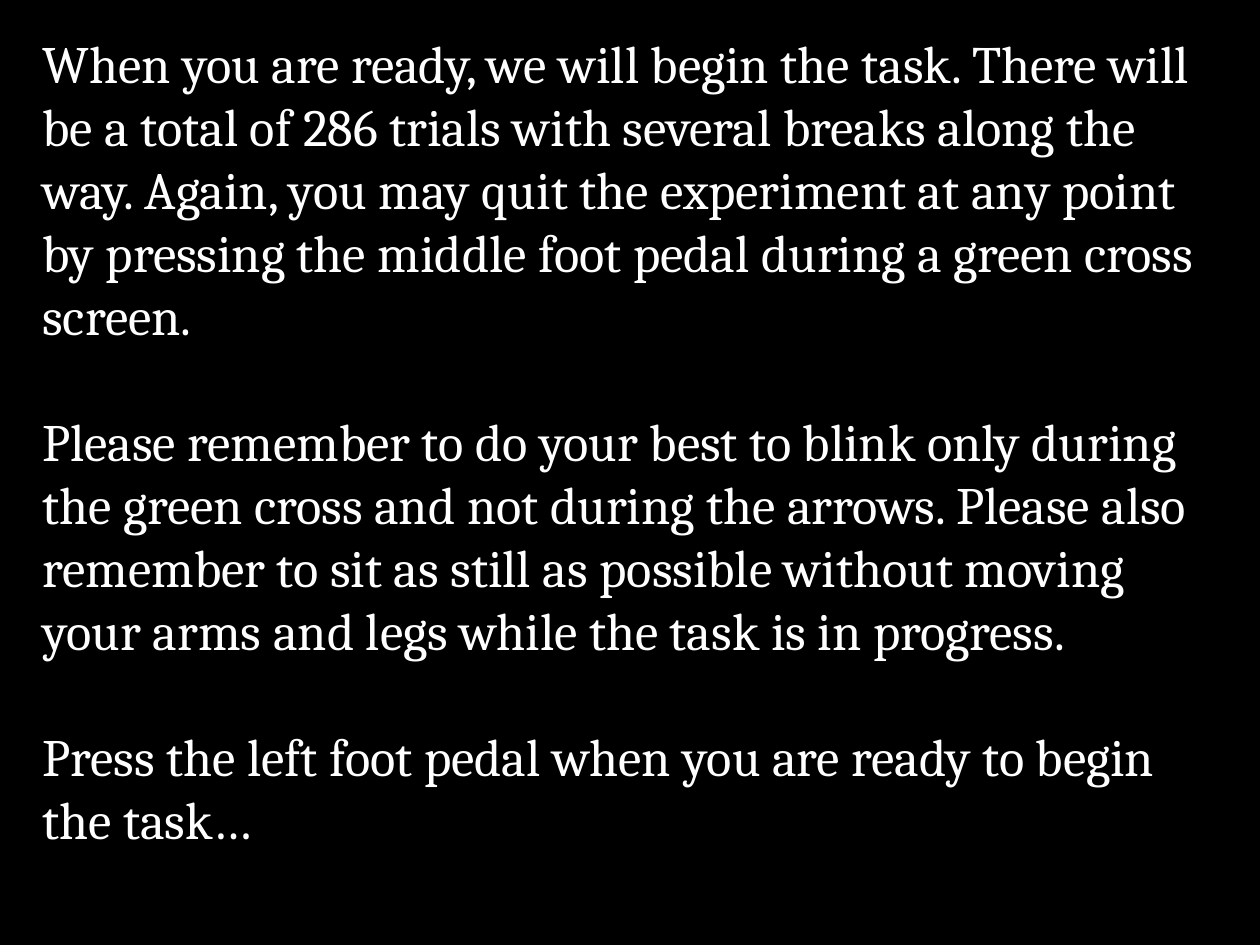
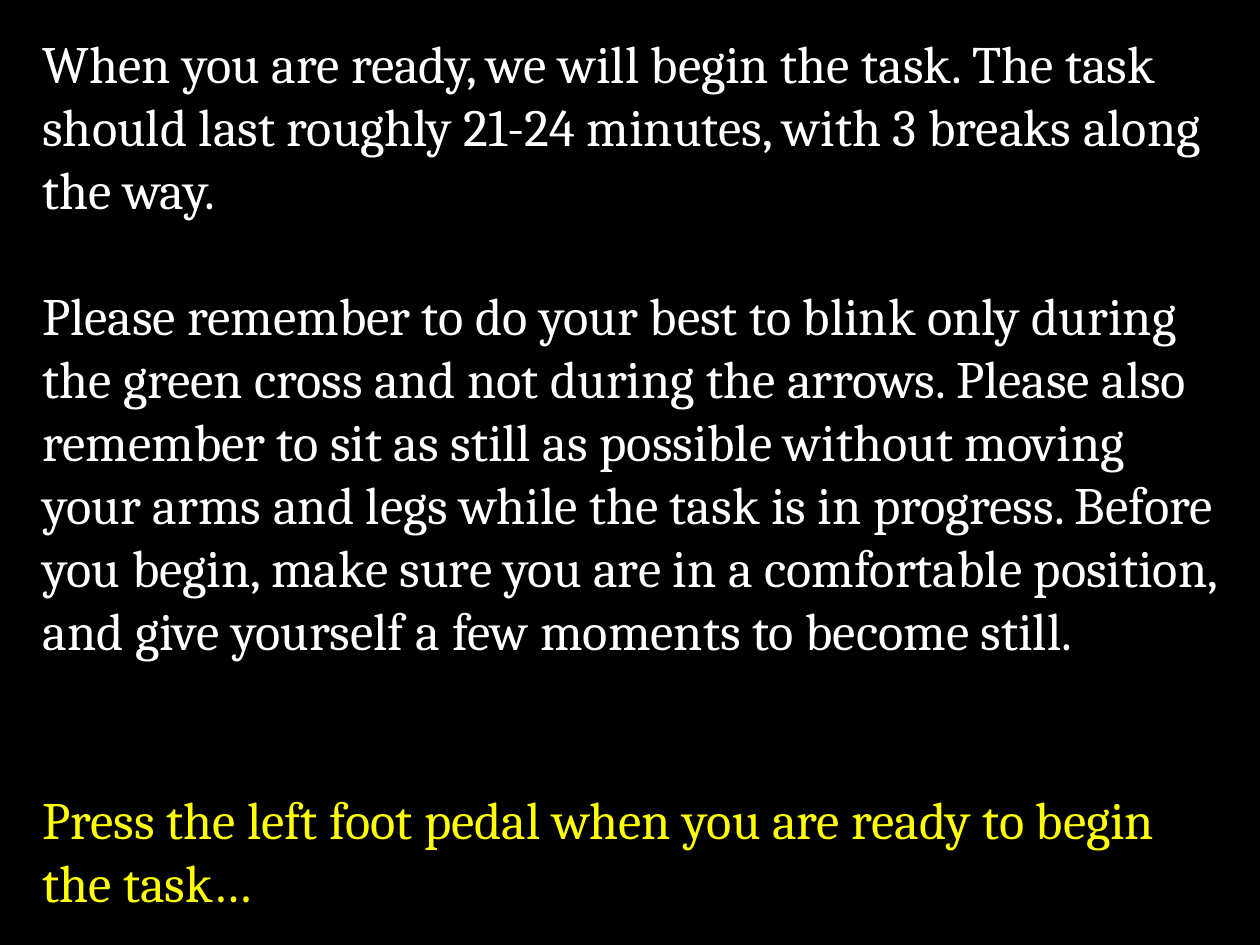
Before and after one commit to EmbodiedResearchLab/Vitality-Tactile-Detection, a slide deck: slide 13 of Stimuli/new/General instructions.pptx. Drawn at 1260x945 pixels with LibreOffice and Linux fonts; fonts in the diff are those of the drawing. Boxes give left, top, right and bottom in pixels: in the first picture for what was removed or moved away, otherwise in the second. Text is boxed around its words. In the diff, an @@ line names an element or a change of style, - is before the commit and + after.

Commit message:
Updated instructions screens in Stimuli folder

```diff
--- a/Stimuli/new/General instructions.pptx
+++ b/Stimuli/new/General instructions.pptx
@@ text at <box>42,46,1218,661</box>: text changed @@
-When you are ready, we will begin the task. There will be a total of 286 trials with several breaks along the way. Again, you may quit the experiment at any point by pressing the middle foot pedal during a green cross screen.
-Please remember to do your best to blink only during the green cross and not during the arrows. Please also remember to sit as still as possible without moving your arms and legs while the task is in progress.
+When you are ready, we will begin the task. The task should last roughly 21-24 minutes, with 3 breaks along the way.
+Please remember to do your best to blink only during the green cross and not during the arrows. Please also remember to sit as still as possible without moving your arms and legs while the task is in progress. Before you begin, make sure you are in a comfortable position, and give yourself a few moments to become still.
@@ text at <box>42,801,1154,903</box>: text colour #FFFFFF to #FFFF00 in "Press the left foot pedal when you ..." @@
```
Also in this commit, not shown: 15 other slides changed, 16 other files.
